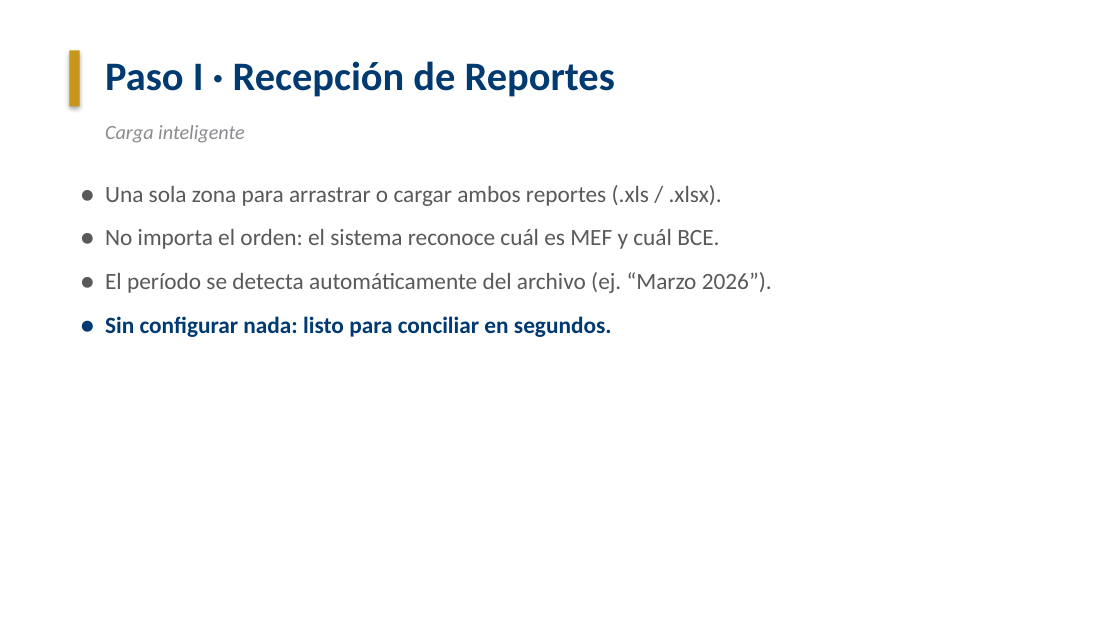
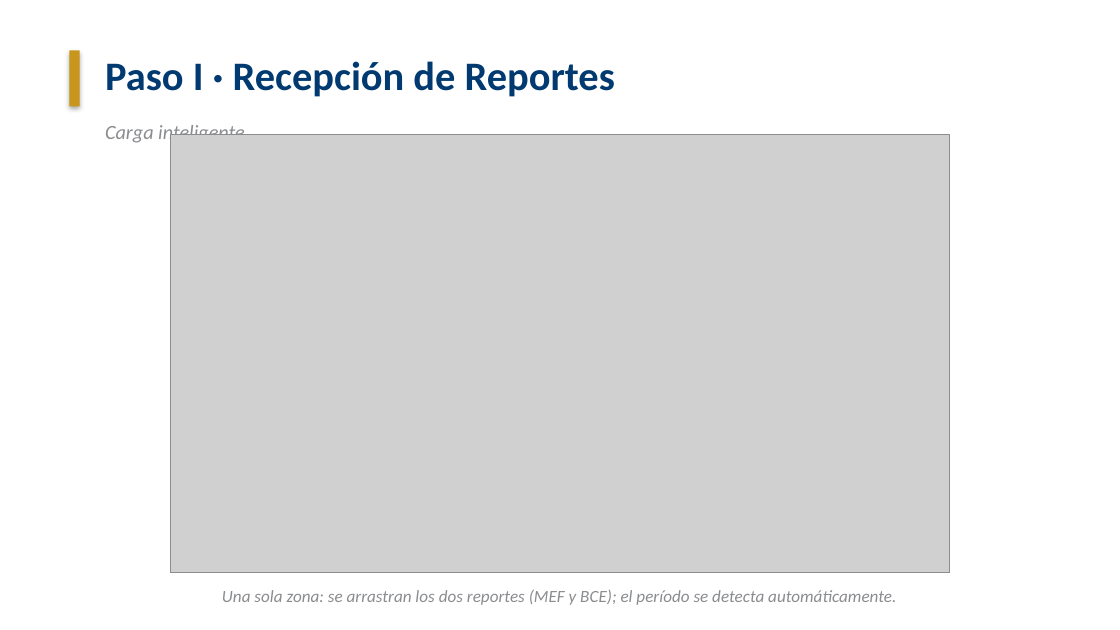
Before and after one commit to BryanAndresR23/Projects, a slide deck: slide 5 of Presentacion_Conciliacion_BCE.pptx. Drawn at 1120x630 pixels with LibreOffice and Linux fonts; fonts in the diff are those of the drawing; grey boxes stand for pictures; background and template pictures are left out. Boxes give left, top, right and bottom in pixels: in the first picture for what was removed or moved away, otherwise in the second. Text is boxed around its words. In the diff, an @@ line names an element or a change of style, - is before the commit and + after.

```diff
--- a/Presentacion_Conciliacion_BCE.pptx
+++ b/Presentacion_Conciliacion_BCE.pptx
@@ picture added at [170,134,949,572] @@
@@ text removed at [105,185,772,337] @@
-● Una sola zona para arrastrar o cargar ambos reportes (.xls / .xlsx).
-● No importa el orden: el sistema reconoce cuál es MEF y cuál BCE.
-● El período se detecta automáticamente del archivo (ej. “Marzo 2026”).
-● Sin configurar nada: listo para conciliar en segundos.
@@ text added at [222,590,896,605], 11 pt, text #8A8C8F, italic @@
+Una sola zona: se arrastran los dos reportes (MEF y BCE); el período se detecta automáticamente.
```
Also in this commit, not shown: 3 other slides changed.
